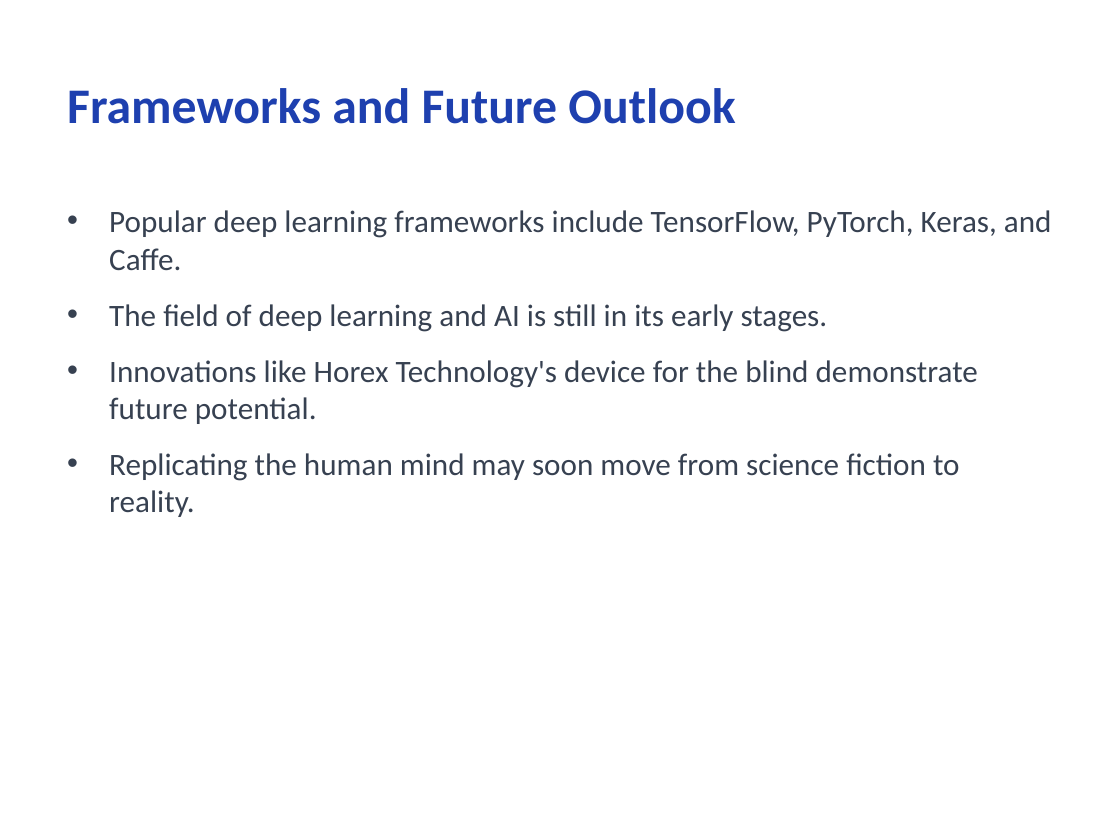
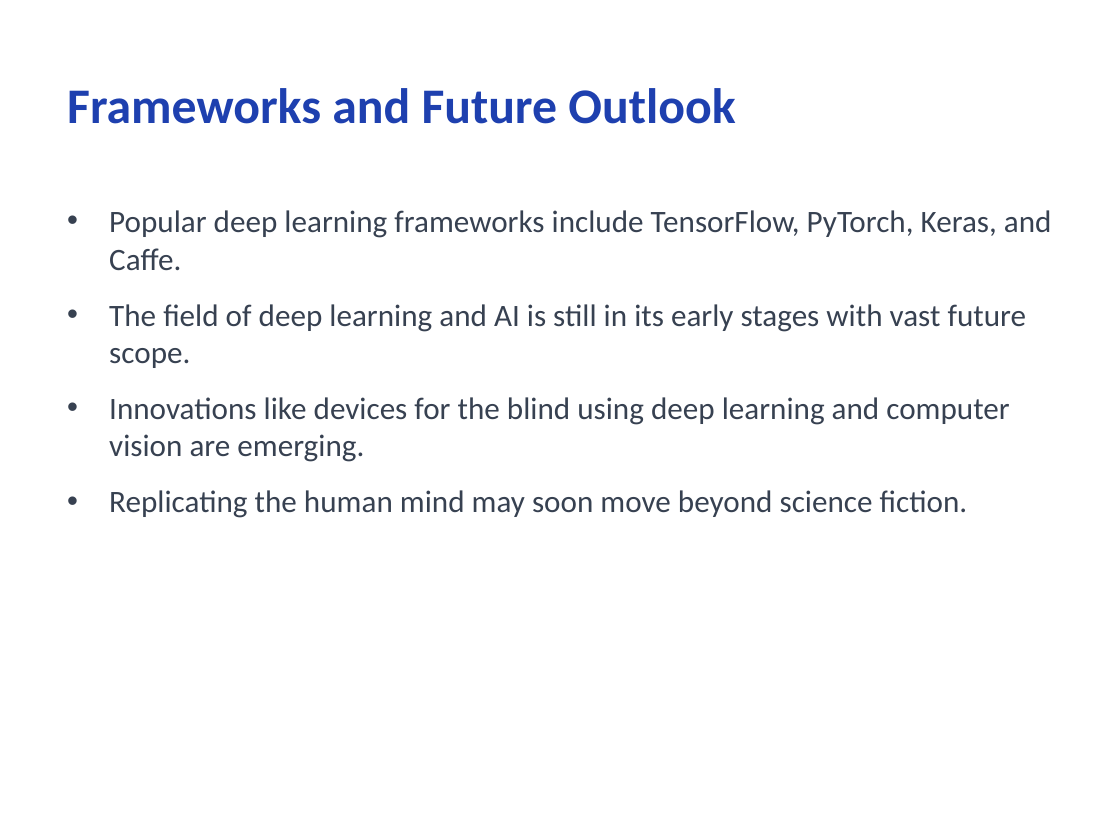
Before and after one commit to CodeByMonil/Lecture-Notes-Processor, a slide deck: slide 9 of outputs/slides/monil_Deep-Learning.pptx. Drawn at 1120x840 pixels with LibreOffice and Linux fonts; fonts in the diff are those of the drawing. Boxes give left, top, right and bottom in pixels: in the first picture for what was removed or moved away, otherwise in the second. Text is boxed around its words. In the diff, an @@ line names an element or a change of style, - is before the commit and + after.

```diff
--- a/outputs/slides/monil_Deep-Learning.pptx
+++ b/outputs/slides/monil_Deep-Learning.pptx
@@ text at (109,304,1027,518): text changed @@
-• The field of deep learning and AI is still in its early stages.
-• Innovations like Horex Technology's device for the blind demonstrate future potential.
-• Replicating the human mind may soon move from science fiction to reality.
+• The field of deep learning and AI is still in its early stages with vast future scope.
+• Innovations like devices for the blind using deep learning and computer vision are emerging.
+• Replicating the human mind may soon move beyond science fiction.
```
Also in this commit, not shown: 8 other slides changed, 15 other files.
